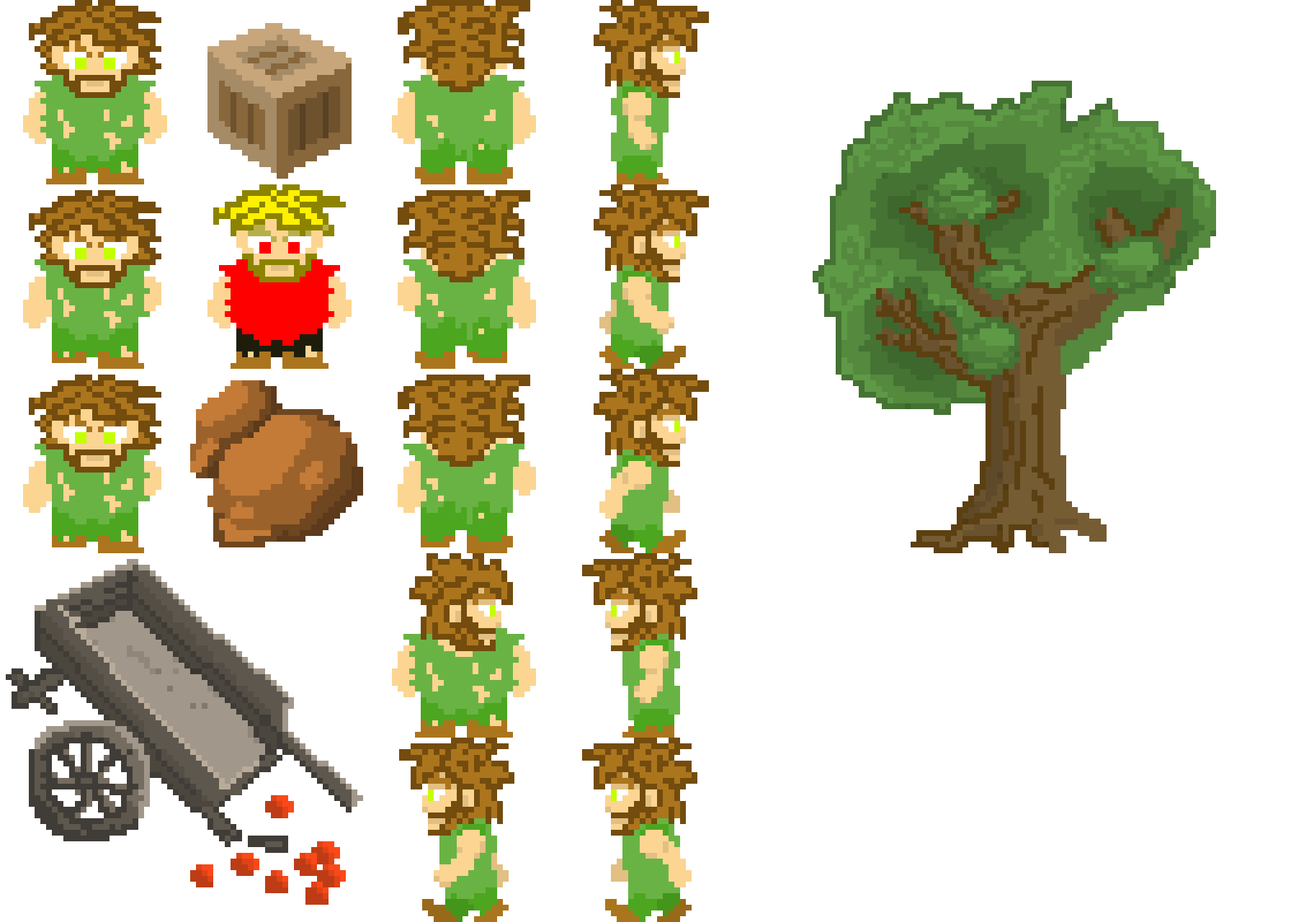
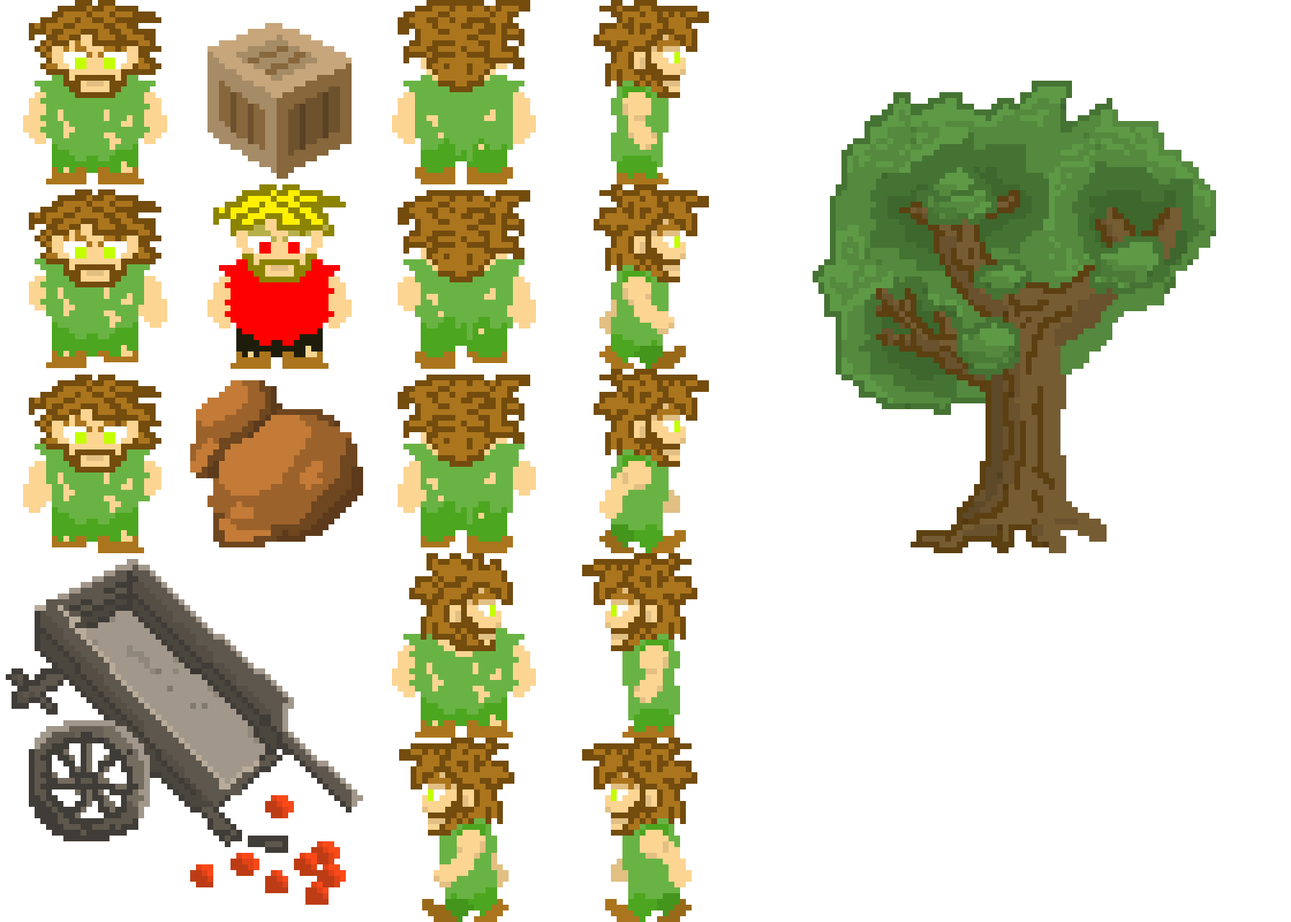
Two versions of the same layered image (1291 × 922). Layer-by-layer changes:
renamed "pixil-frame-2" to "pixil-frame-5", painted on it over [23, 189, 168, 369]
